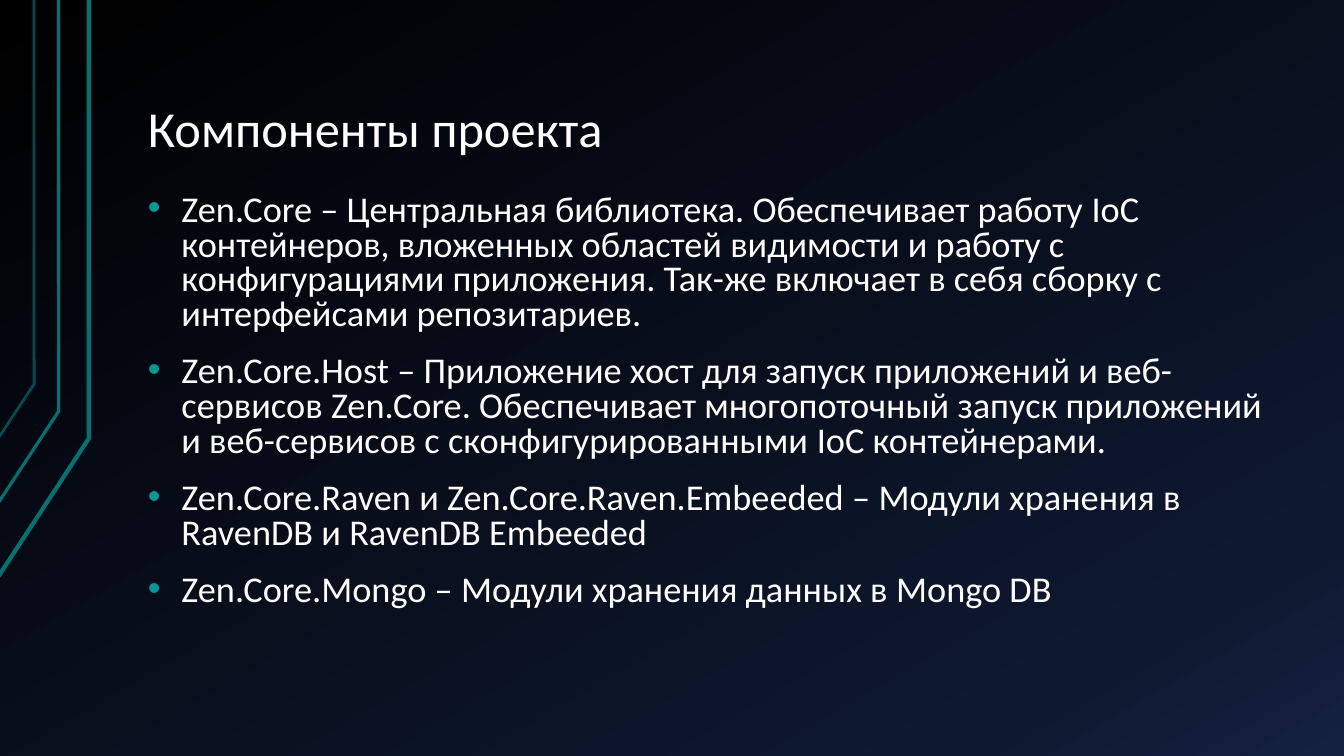
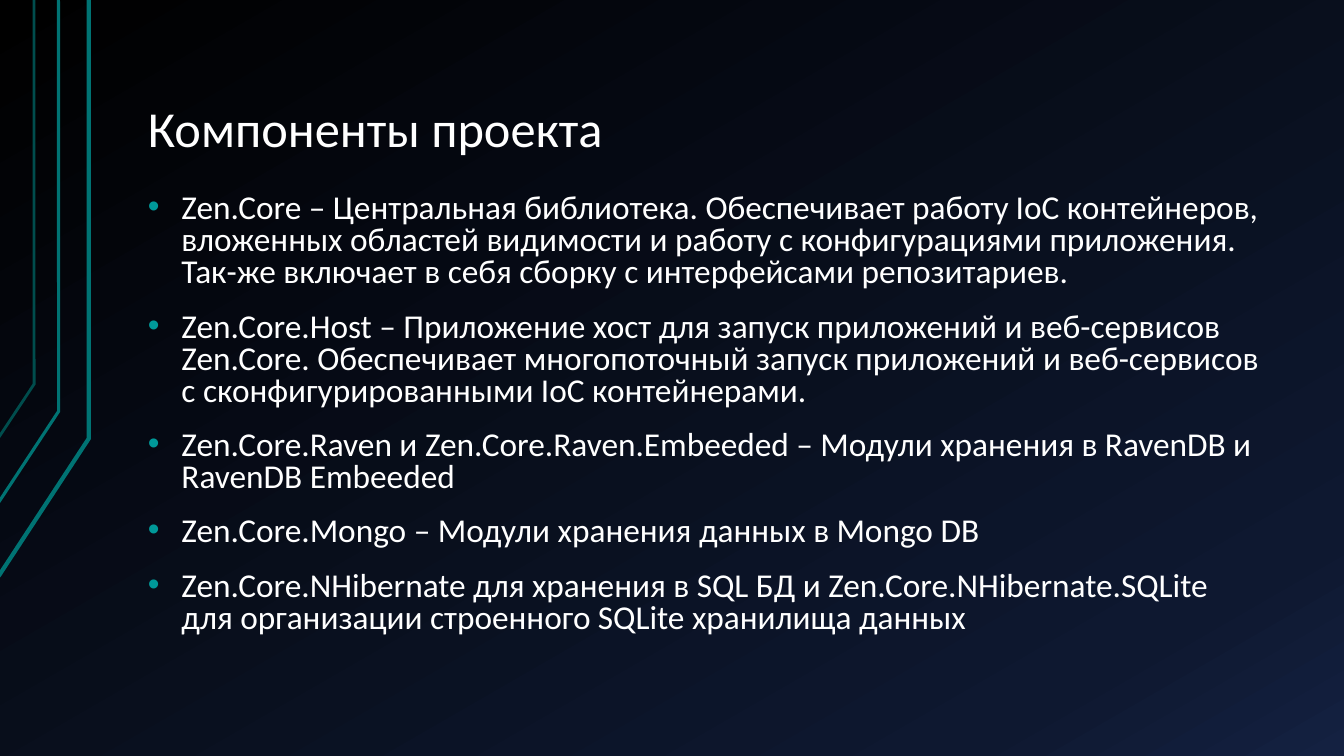
Before and after one commit to holinov/Zen.Core, a slide deck: slide 3 of docs/ZenCore.pptx. Drawn at 1344x756 pixels with LibreOffice and Linux fonts; fonts in the diff are those of the drawing. Boxes give left, top, right and bottom in pixels: in the first picture for what was removed or moved away, otherwise in the second. Text is boxed around its words. In the diff, an @@ line names an element or a change of style, - is before the commit and + after.

```diff
--- a/docs/ZenCore.pptx
+++ b/docs/ZenCore.pptx
@@ text at (181, 196, 1259, 548): size 25.9 to 23.8 pt in "Zen.Core – Центральная библиотека. Обеспечивает работу IoC ...", "Zen.Core.Host – Приложение хост для запуск приложений ...", "Zen.Core.Raven и Zen.Core.Raven.Embeeded – Модули хранения в ...", "Zen.Core.Mongo – Модули хранения данных в Mongo ..." @@
@@ text at (181, 574, 1207, 635): paragraph added @@
+• Zen.Core.NHibernate для хранения в SQL БД и Zen.Core.NHibernate.SQLite для организации строенного SQLite хранилища данных
```
Also in this commit, not shown: 1 other slide changed, 30 other files.
